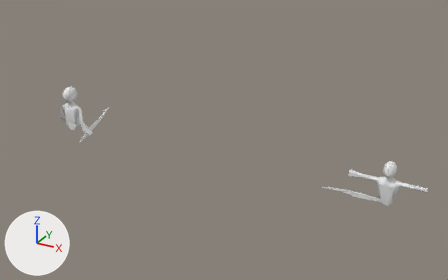
An edit to the Blender file Project/Assets/Blender/enemyAnimation.blend, drawn before and after from the same camera.
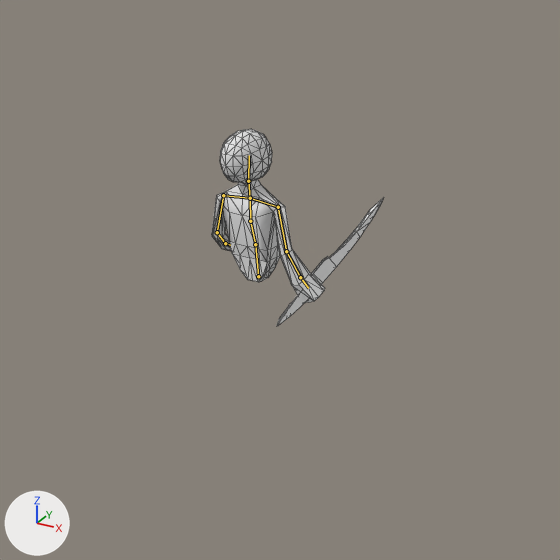
There are two pictures of each version: one whole from a 50 mm camera at (203.0, -214.2, 119.2) aimed at (82.4, 5.2, 9.5), one close up on the part from 0% to 36% of the width and 18% to 75% of the height. The lights are fixed; the arrows at lower left show +X, +Y and +Z. Both versions are drawn at frame 0 of the action 'lightAttack'; the numbers are the values there. The bones that bend it are drawn over the model as lines in the close-ups. The close-ups show mesh edges as thin lines.

Objects in the first close-up: 'bossEnemy_0', 'enemyWeapon_0'.
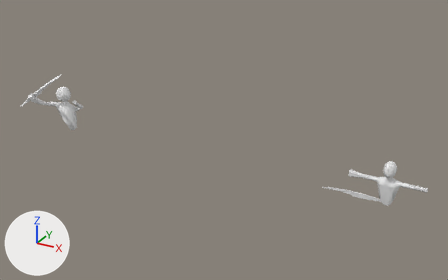
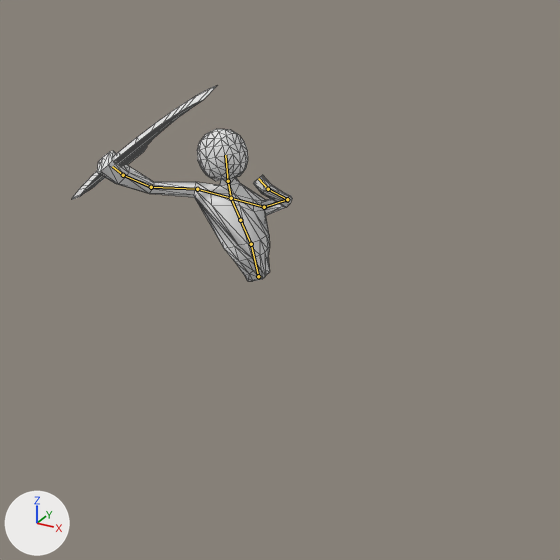
What the commit changed:
Bone 'waist' (bone_waist) turns from (0, 0, 0) to (-1, -56, -9) degrees about its own x, y and z.
Bone 'stomach' (bone_stomach) turns from (0, 0, 0) to (-6, -25, -7) degrees about its own x, y and z.
Bone 'chest' (bone_chest) turns from (0, 0, 0) to (-24, -29, -1) degrees about its own x, y and z.
Bone 'neck' (bone_neck) turns from (0, 0, 0) to (26, -13, -12) degrees about its own x, y and z.
Bone 'ボーン.004' (bone_ボーン_004) turns from (0, 0, 0) to (-2, 32, -4) degrees about its own x, y and z.
Bone 'leftShoulder' (bone_leftshoulder) turns from (0, 0, -7) to (-11, 4, -28) degrees about its own x, y and z.
Bone 'leftUpperArm' (bone_leftupperarm) turns from (0, 0, -64) to (87, 11, 15) degrees about its own x, y and z.
Bone 'leftFoream' (bone_leftfoream) turns from (42, -10, -4) to (76, -22, -14) degrees about its own x, y and z.
Bone 'leftHand' (bone_lefthand) turns from (16, -4, -1) to (41, -31, 7) degrees about its own x, y and z.
Bone 'rightShoulder' (bone_rightshoulder) turns from (0, 0, -5) to (23, -25, 36) degrees about its own x, y and z.
Bone 'rightUpperArm' (bone_rightupperarm) turns from (64, -16, 1) to (20, 37, -13) degrees about its own x, y and z.
Bone 'rightForearm' (bone_rightforearm) turns from (-1, 5, -25) to (-14, 9, -20) degrees about its own x, y and z.
Bone 'rightHand' (bone_righthand) turns from (-2, 5, -10) to (1, 0, -17) degrees about its own x, y and z.

Changed parts and their boxes (x1, y1, x2, y2) in the close-ups (560 x 560 px):
'bossEnemy_0', posed (72% wider, 13% shorter): before (212, 129, 325, 303); after (97, 129, 292, 281)
'enemyWeapon_0', posed (33% wider, 12% shorter): before (276, 197, 384, 326); after (72, 86, 216, 200)
bone 'waist', root to tip: before (258, 276) to (255, 244); after (258, 276) to (251, 244)
bone 'stomach', root to tip: before (255, 244) to (250, 221); after (251, 244) to (240, 220)
bone 'chest', root to tip: before (250, 221) to (250, 198); after (240, 220) to (231, 198)
bone 'neck', root to tip: before (250, 198) to (248, 181); after (231, 198) to (228, 181)
bone 'ボーン.004', root to tip: before (248, 181) to (249, 155); after (228, 181) to (225, 155)
bone 'leftShoulder', root to tip: before (250, 198) to (223, 195); after (231, 198) to (264, 207)
bone 'leftUpperArm', root to tip: before (223, 195) to (217, 232); after (264, 207) to (287, 199)
bone 'leftFoream', root to tip: before (217, 232) to (225, 243); after (287, 199) to (268, 189)
bone 'leftHand', root to tip: before (225, 243) to (230, 245); after (268, 189) to (258, 178)
bone 'rightShoulder', root to tip: before (250, 198) to (278, 207); after (231, 198) to (197, 189)
bone 'rightUpperArm', root to tip: before (278, 207) to (286, 251); after (197, 189) to (151, 187)
bone 'rightForearm', root to tip: before (286, 251) to (300, 277); after (151, 187) to (123, 175)
bone 'rightHand', root to tip: before (300, 277) to (308, 288); after (123, 175) to (112, 166)
